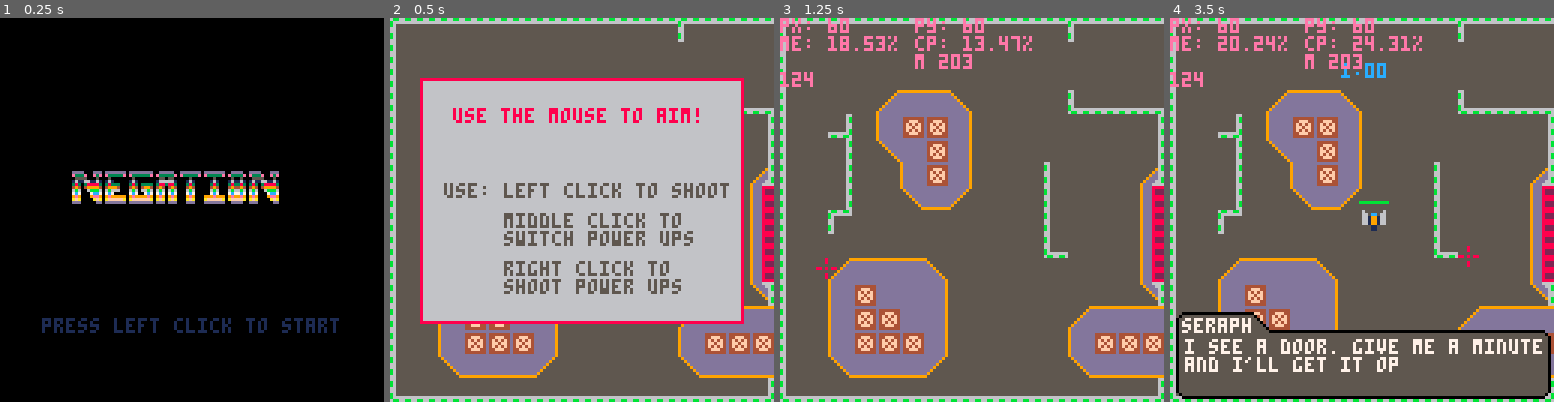
Above: before the commit, frames 1-4 (left to right).
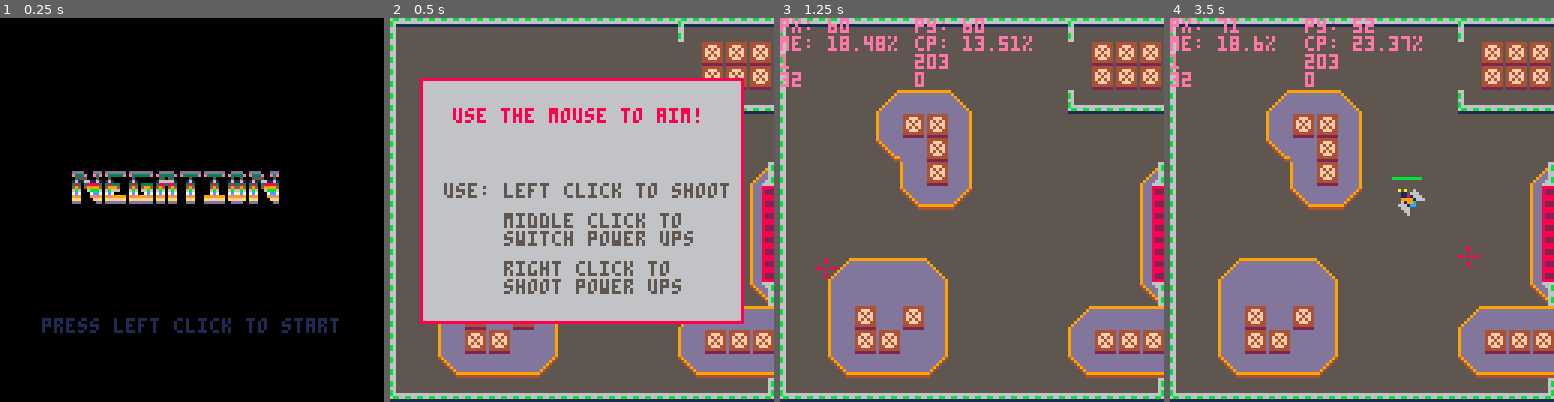
Above: after the commit, the same moments.

Repository: kbrewington/Negation
Game: PICO-8 cartridge negation.p8
Two runs of this game, one before a commit and one after it. Both use one fixed random seed, a clock stepped at 60 frames per second and the inputs below.
Inputs (mouse positions are in pixels of both pictures, inside the frame that each line leads up to):
- Up to frame 1 (0.25 s): no input
- Up to frame 2 (0.5 s): tap X (X key) at 0.33 s
- Up to frame 3 (1.25 s): click (1060, 121) at 0.67 s; tap O (Z key) at 0.7 s; tap X (X key) at 1.07 s; click (826, 267) at 1.22 s
- Up to frame 4 (3.5 s): hold Right 1.6-2.1 s; tap O (Z key) every 0.4 s from 1.7 to 3.3 s; click (1277, 114) at 1.77 s; tap X (X key) at 1.85, 2.97 s; hold Up 2.15-2.42 s; click (1342, 259) at 2.32 s; hold Right 2.47-3.03 s; click (1404, 106) at 2.87 s; hold Left from 3.08 s (still down); click (1465, 256) at 3.42 s

Frame 1 is identical in both runs. In frame 2, 7.1% of the frame differs, in the area x 0-100%, y 1-100%; in frame 3, 11%; in frame 4, 19%, in the area x 0-100%, y 0-100%.

Commit message:
Ignore wall collision for now, updated sprites for the walls before the temple level

Diff:
--- a/negation.p8
+++ b/negation.p8
@@ -1,9 +1,7 @@
 pico-8 cartridge // http://www.pico-8.com
 version 8
 __lua__
---============================================================================--
 --=============================== global variables  ==========================--
---============================================================================--
 player = {
   x = 60,
   y = 60,
@@ -24,6 +22,7 @@
 player_tokens = 0
 
 level_lvl = 1
+level_i = 3*level_lvl+1
 level_sx = 0
 level_sy = 0
 level_x = 0
@@ -121,11 +120,11 @@
   if stat(1) > 1 then cpucolor = 8 end --means we're not using all 30 draws (bad)
   print("cp: " ..round(stat(1)*100, 2) .. "%", 45, 6, cpucolor)
 
-  print("m "..mget((stat(32) - 3)/8 + level_x, (stat(33) - 3)/8) + level_y, 45, 12, debug_color)
-  print("", 0, 12, debug_color)
-
-  print(124+level_sx-((level_lvl-1)*127), 0, 18, debug_color)
-  print("", 45, 18, debug_color)
+  print(""..mget((stat(32) - 3)/8 + level_x, (stat(33) - 3)/8) + level_y, 45, 12, debug_color)
+  print(level_lvl, 0, 12, debug_color)
+--if (level_transition[level_i] == level_lvl+1 and (level_transition[level_i+1] - 12) * 8 < abs(level_sx - ((level_lvl-1) * 128))) move_map = true
+  print((level_transition[level_i+1] - 12) * 8, 0, 18, debug_color)
+  print(abs(level_sx - ((level_lvl-1) * 128)), 45, 18, debug_color)
 end
 
 function gameflow()
@@ -211,19 +210,25 @@
   level_change = true
 
   -- start level 5 (aoe boss)
-  seraph.text = "dig bick"
-  yield()
-
-  init_tele_anim(boss(100, 60, 160, 6, 40))
-  yield()
-
+  fill_enemy_table(1, 10)
+  spawn_time_start,detect_killed_enemies = 10, true
+  yield()
+
+  -- start level 6 "final" boss
   level_change = true
-  --start level 6
-  yield()
+  yield()
+
+  seraph.text = "test"
+  yield()
+
+  yield()
+
   level_change = true
-  --start 7?
-  yield()
-
+  yield()
+
+  yield()
+
+  level_change = true
 end
 
 -- http://lua-users.org/wiki/simpleround
@@ -276,17 +281,6 @@
 
 function bump(x, y, flag)
   return fget(mget(flr((x - level_sx + (level_x*8)) / 8), flr((y - level_sy + (level_y*8)) / 8)), (flag or 0))
-end
-
-function bumpwall(x1,x2,y1,y2)
-  for x = x1, x2 do
-    for y = y1, y1 do
-    if fget(mget(flr(x/8),flr(y/8)),2) and pget(x,y) == 6 then
-      return true
-    end
-    end
-  end
-    return false
 end
 
 function bump_all(x, y)
@@ -378,6 +372,7 @@
   b.destroy_sequence = {135, 136, 135}
   b.circs = {}
   timers["bossstart"] = (lvl == 6) and 12 or 1000
+  rev = 1
   b.draw_healthbar = function()
              --health bar
              if (b.sprite == 128 or 139) xoffset = 1
@@ -386,16 +381,14 @@
            end
   b.update = function()
            local p_ang = angle_btwn(player.x, player.y, b.x, b.y)
+           if (flr(timers["bossstart"])%10 == 0) rev*=-1; timers["bossstart"] = 100
            if b.level == 1 then
              b.angle = (b.angle+1)%360
-             for i=0,3 do
-               if (b.angle%b.fire_rate == 0) shoot(b.x, b.y, (b.angle + (90*i)), 130, false, true)
+             for i=1,360,90 do
+               if (b.angle%b.fire_rate == 0) shoot(b.x, b.y, i+(rev*b.angle), 141, false, true)
              end
-
-             path = minimum_neighbor(b, player)
-             b.x = b.x + ((b.x-path.x)*b.speed)*(-1)
-             b.y = b.y + ((b.y-path.y)*b.speed)*(-1)
-
+             b.x = b.x - .01*sin(p_ang/360)
+             b.y = b.y - .01*cos(p_ang/360)
            elseif b.level < 3 then
              if b.level==2.5 or b.shot_last ~= nil and ((time() - b.shot_last) < 2) then
                if flr(time()*50)%b.fire_rate == 0 then
@@ -431,8 +424,8 @@
                end
              end
            elseif b.level == 6 then
-             b.x = b.x + .1*((b.x > 8 and b.x < 112) and sin(p_ang/360) or 0)
-             b.y = b.y + .1*((b.y > 8 and b.y < 112) and cos(p_ang/360) or 0)
+             b.x = b.x + .01*((b.x > 8 and b.x < 112) and sin(p_ang/360) or 0)
+             b.y = b.y + .01*((b.y > 8 and b.y < 112) and cos(p_ang/360) or 0)
              b.angle = (b.angle+1)%360
              b.fire_rate = 4
              for i=1,360,60 do
@@ -470,6 +463,7 @@
  a=a/360
  sa=sin(a)
  ca=cos(a)
+ clr=(s==5) and 7 or 0
  for ix=0,sw-1 do
   for iy=0,sh-1 do
    dx=ix-x0
@@ -477,7 +471,7 @@
    xx=flr(dx*ca-dy*sa+x0)
    yy=flr(dx*sa+dy*ca+y0)
    if (xx>=0 and xx<sw and yy>=0 and yy<=sh) then
-    if sget(sx+xx, sy+yy) == 0 then
+    if sget(sx+xx, sy+yy) == clr then
       pset(x+ix, y+iy, pget(x+ix, y+iy))
     else
       pset(x+ix,y+iy, sget(sx+xx,sy+yy))
@@ -547,7 +541,7 @@
   local d = seraph.text
 
   if (seraph.step == nil) seraph.step = 0
-  if (seraph.step < #d) wait.dialog_finish = true
+  if (seraph.step < #d) wait.dialog_finish = false
 
   rectfill(3, 99, 27, 105, bck_color) -- name rect
   rectfill(27, 99, 27, 126, bck_color) -- angle
@@ -688,18 +682,18 @@
         end
       end
 
+      if e.type == "shooter" then
+        pal(2,1,0)
+        pal(5,13,0)
+      elseif e.type == "exploder" and not e.exploding then
+        pal(8,10,0)
+        pal(2,8,0)
+        pal(5,9,0)
+      end
+
       if e.exploding and flr(time()*500)%2==0 then
         pal()
         pal(2,8,0)
-      end
-
-      if e.type == "shooter" then
-        pal(2,1,0)
-        pal(5,13,0)
-      elseif e.type == "exploder" then
-        pal(8,10,0)
-        pal(2,8,0)
-        pal(5,9,0)
       end
       spr(e.sprite, e.x, e.y)
       pal()
@@ -730,8 +724,8 @@
       end
     end
 
-    if (d.type == "shotgun" and (pget(d.x+2, d.y+4) == 4) or pget(d.x+3, d.y+4) == 4) pal(4,0,0)
-    if (d.type == "shield" and (pget(d.x+4,d.y+7) == 9) or pget(d.x, d.y) == 9) pal(9,12,0)
+    if (d.type == "shotgun" and (pget(d.x+2, d.y+4) == 4 or pget(d.x+3, d.y+4) == 4)) pal(4,0,0)
+    if (d.type == "shield" and (pget(d.x+4,d.y+7) == 9 or pget(d.x, d.y) == 9)) pal(9,12,0)
 
     if abs(time() - d.init_time) <= d.drop_duration then
       if abs(time() - d.init_time) <= 2*(d.drop_duration/3) then
@@ -930,7 +924,7 @@
 function water_anim()
   for i=0,16 do
     for j=0,16 do
-      if (fget(mget(i+level_x-(level_sx/8), j+level_y-(level_sy/8)),1) and rnd(10) > 9.5) add(water_anim_list, {i*8+rnd(4),j*8+rnd(4), flr(rnd(3)), 7, 25});
+      if (not fget(mget(i+level_x-(level_sx/8), j+level_y-(level_sy/8)),7) and fget(mget(i+level_x-(level_sx/8), j+level_y-(level_sy/8)),1) and rnd(10) > 9.5) add(water_anim_list, {i*8+rnd(4)-level_sx,j*8+rnd(4)-level_sy, flr(rnd(3)), 7, 25});
     end
   end
 end
@@ -1074,7 +1068,7 @@
   local farx = 100
 
   level_i = 3*level_lvl+1
-  if (level_transition[level_i] == level_lvl+1 and (level_transition[level_i+1] - 12) * 8 < abs(level_sx - ((level_lvl-1) * 128))) move_map = true
+  if (level_transition[level_i] == level_lvl+1 and (level_transition[level_i+1] - 12) * 8 < abs(level_sx - level_x * 8)) move_map = true
 
   --todo add map centering on player in the beginning
 
@@ -1092,7 +1086,7 @@
   if move_map ~= nil and move_map then
     wait.controls = true
 
-    if level_transition[level_i+1]*8 > abs(level_sx - ((level_lvl-1) * 128)) then
+    if level_transition[level_i+1]*8 > abs(level_sx - level_x * 8) then
       level_sx = flr(level_sx) - 1
       player.x -= 1
 
@@ -1173,6 +1167,7 @@
 
   local previousx, previousy = player.x, player.y
   local move = (bump(player.x + 4, player.y + 4, 1) or bump(player.x + 11, player.y + 11, 1)) and player_speed/2 or player_speed
+  if ((bump(player.x + 4, player.y + 4, 2) or bump(player.x + 11, player.y + 11, 2)) and timers["playerlasthit"] == 0) player_hit(1)
 
   -- count down timers
   for k,t in pairs(timers) do timers[k] = max(0, timers[k] - (1/30)) end
@@ -1246,7 +1241,7 @@
     if btn(2) then
       player.y -= move
       add(moves, {player.x, player.y})
-      if (bumpwall(player.x+4,player.x+11,player.y+3,player.y+3) or bump(player.x + 4, player.y + 3) or bump(player.x + 11, player.y + 3)) player.y = previousy
+      if (bump(player.x + 4, player.y + 3) or bump(player.x + 11, player.y + 3)) player.y = previousy
     end
 
     --========================
@@ -1255,7 +1250,7 @@
     if btn(3) then
       player.y += move
       add(moves, {player.x, player.y})
-      if (bumpwall(player.x+4,player.x+11,player.y+12,player.y+12) or bump(player.x + 4, player.y + 12) or bump(player.x + 11, player.y + 12)) player.y = previousy
+      if (bump(player.x + 4, player.y + 12) or bump(player.x + 11, player.y + 12)) player.y = previousy
     end
 
     --========================
@@ -1264,7 +1259,7 @@
     if btn(0) then
       player.x -= move
       add(moves, {player.x, player.y})
-      if (bumpwall(player.x+3,player.x+3,player.y+4,player.y+11) or bump(player.x + 3, player.y + 4) or bump(player.x + 3, player.y + 11)) player.x = previousx
+      if (bump(player.x + 3, player.y + 4) or bump(player.x + 3, player.y + 11)) player.x = previousx
     end
 
     --========================
@@ -1273,7 +1268,7 @@
     if btn(1) then
       player.x += move
       add(moves, {player.x, player.y})
-      if (bumpwall(player.x+12,player.x+12,player.y+4,player.y+11) or bump(player.x + 12, player.y + 4) or bump(player.x + 12, player.y + 11)) player.x = previousx
+      if (bump(player.x + 12, player.y + 4) or bump(player.x + 12, player.y + 11)) player.x = previousx
     end
 
     --========================================================================--
@@ -1540,25 +1535,25 @@
 
 
 __gff__
-0000000000000101000000060000000000000000000000000000000000060000000000000001000000000000000000000000000000000000000000000000000000000000000000000000000000000000000000000000000000000000000000000000000000000000000000000000000000000000000000000000000000000000
-0000000000000000000000000000000000000000000000000000000000000000000000000000000000000000000001000000000000000000000000000000000000000002020202020002020000000000000000000200000404040002000000000000000000000004040404000000040400000000000000040400010100000404
+0000000000000101060006060600000000000000000000000006000006060000000000000001000000000000000000000000000000000000000000000000000000000000000000000000000000000000000000000000000000000000000000000000000000000000000000000000000000000000000000000000000000000000
+0000000000000000000000000000000000000000000000000000000000000000000000000000000000000000000001000000000000000000000000000000000000000002020202020002020000000000000000000200000101010002000000000000000000000001010101000000000000000000000000010100010100000100
 __map__
-eaefefefefefefefefefefefeaefefeffefafacbccc5dbdbdbdbdbdbdbdbdbc3dcc1dcdce0e0e1f0f0f0f0f0f0f0f0f0f0e5f0e5f5f5f5f5f5f5f5f5f5f5f5c5dbc6f5f5f5f5f5f5f5e9f31d1d1d1d1d1d1d1d1d1d1d1d1d1d1d1d3b3c3b3c3b3c3b3c3b3c3b3c3b3c3b3c1d1d1d1d1d1d1d1d1d1d1d1d1d1d1d1d0000000000
-fecbcbcbcbcbcbcbcbcbcbcbcbcbcbcbfefafacbccc5dbdbdbdbdbdbdbdbc6dcdcdcdce0e1f0f0f0f0f1f0f0f0f0f1f0f0f0f5f5e5f5f5f6f5f5f5f5f5f5f5c5dbc6f5f6f5f5f5f5f5e9f31dc0c01d1d1df3f3f3f31d1d1dc0c01d2b2c2b2c2b2c2b2c2b2c2b2c2b2c2b2c1d1d1d1d1d1d1d1d1d1d1d1d1d1d1d2b0000000000
-fecbcbcbcbcbcbcbcbcbcbcbcbcbcbcbfefafacbccc4dbdbdbdbdbdbdbdbc3dcdcdce0dce0e1f0f0f0f0f0f0f0f0f0f0f0e5f0f5f5f5f5f5f5f5f5f6f5f5f5c5dbc6f5f5f5f5f5f5f5e9f31dc00b1df3f3f3f3f3f3f3f31d0bc01d3b3c3b3c3b3c3b3c3b3c3b3c3b3c3b3c1d1d1d1d1d1d1d1d1d1d1d1d1d2b2c3b0000000000
-fecbcbcbcefdfdcfcbcbcbcbd9eeeeeefefacbcbccdcc5dbdbdbdbdbdbc3c1dcdcdce0e1dcdcf0f0f0f0f0f0f1f0f0f0f0f0f5f5f5f5f5f5f5f5f5f5f5f5f5c5dbc6f5f5f5f5f5f5f5e9f31d0b1df32b2c2b2c2b2c2b2cf31d0b1d2b2c2b2c2b2c2b2c2b2c2b2c2b2c2b2c1d1dc01dc01dc01d1d1d1d2b2c3b3c2b0000000000
-fecbe8cbcdfbfbfccbcbcbcbcbcbcbfffecbcbcbccdcc4cacacacacac3dcdcdcc1dcdce0dce0e1f0f0f1f0f0f0f0f0f0f0f0e5f5f5f6f5f5f5f5f5f5f5f5f5c5dbc6f6f5f5f5f5f5f5e9f3f3f3f3f33b3c3b3c3b3c3b3cf3f3f3c0c03c3b3c3b3c3b3c3b3c3b3c3b3c3bc0f3f3f3f3f3f3f3f3f32b2c3b3c2b2c3b0000000000
-fecbffcbdeddfbfccbcbcbcbcbcbcbfffecbcbcbccdcdcc1dcdcdcdcdcdcdcdcdcdcdcdce0e1f0f0f0f0f0f0f0f0f2f2f2f0f5f5f5f5f5f5f5f6f5f5f5f6f5c5dbc6f5f5f5f5f5d3f3c0c02b2c2b2c2b2cc0f3f3c02b2c2b2c2b2cf3f32b2c2b2cc0c0c0c02b2c2b2cf3f3f32b2c2b2c2b2c2b2c3b3c2b2c3b3c2b0000000000
-fecbffcbcbcdfbfccbcbcbfecbcbcbf8d7cbcbcbccdcdcdcdcdcc1dcdcdcc1dcdcdcc1e0e1f0f0f0f0f0f0f0f0f2f2f2f2f2f2d0d0d0d0d0d0d0d0d0d0d6f5c7dbdbd4f5f5f5d3f3f3c0f33b3c3b3c3b3cf30b0bf33b3c3b3c3b3cf3f33b3c3b3cc0292ac03b3c3b3cf3f3f33b3c3b3c3b3c3b3c2b2c3b3c2b2c3b0000000000
-fecbffcbcbdeeddfcbcbcbfecbcbcbebeccbcbcbccdcdcdcdcdcdcdcdcdcdcdcdcd0d0d0f2d0d0f0f0f1f0f0d0f2f2f0f0f2d0d0d0d0d0d0d0d0d0d0d0e6f5f5c5dbc6f5f5d3f3f3f3f3f32b2c2b2c2b2cf31d1df32b2c2b2c2b2cf3f32b2c2b2cc0393ac02b2c2b2cf3f3f32b2c2b2c2b2c2b2c3b3c2b2c3b3c2b0000000000
-fecbeacbcbcbcbcbcbcbcbfecbcbcbebeccbcbd0d0d0d0c1dcdcdcdcc1d0d0d0f2d0f2d0d0f2d0d0d0f2d0d0f2d0f0f0f0f0f0e5f5f5f5f5f5f5f5f5f5f5f6f5c5dbc6f5f5e3f4f3f3f3f33b3c3b3c3b3cf31d1df33b3c3b3c3b3cf3f33b3c3b3cc0c0c0c03b3c3b3cf3f3f33b3c3b3c3b3c3b3c2b2c3b3c2b2c3b0000000000
-fecbcbcbcbcbcbcbcbcbcbd9cbcbcbebeccbd0cbd0d0d0d0d0d0dcd0d0d0d0d0d0dce0e1e1f0d0f2f2d0f2d0f0f0f0f0f0e5f5f5f5f5f5f5f5f5f5f5f5f5f5f5c5dbc6f5f5f5e3f4f3c0f32b2c2b2c2b2cc0f3f3c02b2c2b2c2b2cf3f32b2c2b2c2b2c2b2c2b2c2b2cf3f3f32b2c2b2c2b2c2b2c3b3c2b2c3b3c2b0000000000
-fecbcefdfdfdcfcbcbcbcbcbcbcbcbebeccbcbcbccdcd0d0d0d0d0d0d0dcdcdcdcdcdce0e0f0f0f0f0f0f0f0f0f0f0f0f0f0e5f5f5f5f5f5f5f5f5f5f5f5f5f5c5dbc6f5f5f5f5e3e4c8c03b3c3b3c3b3c2b2c2b2c3b3c3b3c3b3cf3f33b3c3b3c3b3c3b3c3b3c3b3cf3f3f33b3c3b3c3b3c3b3c2b2c3b3c2b2c3b0000000000
-fecbcdfbddddfccbcbcbcbcbcbcbcbf7e7cbcbcbccdcc1dcdcdcdcdcdcdcdcc1dcdce0e1f0f0e1f0f0f0f1f0f0f1f0f0f0e5f0f5f5f5f5f5f5f5f5f5f5f5f5f5c5dbc6f5f5f5f5f5f5e9f3f3f3f3f32b2c3b3c3b3c2b2cf3f3f3c0c02c2b2c2b2c2b2c2b2c2b2c2b2c2bc0f3f3f3f3f3f3f3f3f33b3c2b2c3b3c2b0000000000
-fecbcdfbfbddfccbcbcbcbcbcefdfdfdfecbcbcbccdcdcdcdcdcdcdcc1dcdcdcdcdcc1e0e1f0f0f0f0f0f0f0f0f0f0f0f0f0f5f5f5f5f6f5f5f6f5f5f5f5f5f5c5dbc6f5f5f5f5f5f5e9f30b0b0bf33b3c2b2c2b2c3b3cf30b0b0b3b3c3b3c3b3c3b3c3b3c3b3c3b3c3b3c0b0bc00bc00bc00b0b0b0b3b3c2b2c3b0000000000
-fecbcdfbfbfbfccbcbcbcbcbcdfbfbfbfefacbcbccdcdcdcc1dcdcdcdcdcdcdcdcdce0dce1f0f0f0f0f1f0f0f0f0f0f0f0e5f5e5f5f5f5f5f5f5f5f5f5f5f5f5c5dbc6f5f5f5f5f5f5e9f31dc01d0bf3f33b3c3b3cf3f30b1dc01d2b2c2b2c2b2c2b2c2b2c2b2c2b2c2b2c1d1d0b1d0b1d0b1d1d1d1d0b0b3b3c2b0000000000
-fecbdeedededdfcbcbcbcbcbdeedededfefafacbccdcc1dcdcdcdcdcdcdcc1dcdcdce0e1f0f0e1f0f0f0f0f0f0f1f0f0f0f0e5f5f5f5f5f5f5f5f5f6f5f5f6f5c5dbc6f5f5f5f5f5f5e9f31dc0c01d0b0bf3f3f3f30b0b1dc0c01d3b3c3b3c3b3c3b3c3b3c3b3c3b3c3b3c1d1d1d1d1d1d1d1d1d1d1d1d1d0b0b3b0000000000
-d9eeeeeeeeeeeeeeeeeeeeeeeeeeeee8fefafafaccdcdcdcdcdcdcdcc1dcdcdcdce0e0e1f0e1f0f0f0f0f1f0f0f0f0f0f0e5f5e5f5f5f5f6f5f5f5f5f5f5f5f5c5dbc6f5f5f5f5f5f5e9e41d0b0b1d1d1d0b0b0b0b1d1d1d0b0b1d2b2c2b2c2b2c2b2c2b2c2b2c2b2c2b2c1d1d1d1d1d1d1d1d1d1d1d1d1d1d1d0b0000000000
+eaefefefefefefefefefefefeaefefeffefafacbccc5dbdbdbdbdbdbdbdbdbc3dcc1dcdce0e0e1f0f0f0f0f0f0f0f0f0f0e5f0e5f5f5f5f5f5f5f5f5f5f5f5c5dbc6f5f5f5f5f5f5f50c1d1d1d1d1d1d1d1d1d1d1d1d1d1d1d1d1d3b3c3b3c3b3c3b3c3b3c3b3c3b3c3b3c1d1d1d1d1d1d1d1d1d1d1d1d1d1d1d1d0000000000
+fecbcbcbcbcbcbcbcbcbcbcbcbfafafafefafacbccc5dbdbdbdbdbdbdbdbc6dcdcdcdce0e1f0f0f0f0f1f0f0f0f0f1f0f0f0f5f5e5f5f5f6f5f5f5f5f5f5f5c5dbc6f5f6f5f5f51bf50c1d1dc0c01d1d1df3f3f3f31d1d1dc0c01d2b2c2b2c2b2c2b2c2b2c2b2c2b2c2b2c1d1d1d1d1d1d1d1d1d1d1d1d1d1d1d2b0000000000
+fecbcbcbcbcbcbcbcbcbcbcbcbfafafafefafacbccc4dbdbdbdbdbdbdbdbc3dcdcdce0dce0e1f0f0f0f0f0f0f0f0f0f0f0e5f0f5f5f5f5f5f5f5f5f6f5f5f5c5dbc6f5f5f51bf5f5f50c1d1dc00b1df3f3f3f3f3f3f3f31d0bc01d3b3c3b3c3b3c3b3c3b3c3b3c3b3c3b3c1d1d1d1d1d1d1d1d1d1d1d1d1d2b2c3b0000000000
+fecbcbcbcefdfdcfcbcbcbcbd9eeeeeefefacbcbccdcc5dbdbdbdbdbdbc3c1dcdcdce0e1dcdcf0f0f0f0f0f0f1f0f0f0f0f0f5f5f5f5f5f5f5f5f5f5f5f5f5c5dbc6f5f5f51af5f5f50c1d1d0b1df32b2c2b2c2b2c2b2cf31d0b1d2b2c2b2c2b2c2b2c2b2c2b2c2b2c2b2c1d1dc01dc01dc01d1d1d1d2b2c3b3c2b0000000000
+fecbcbcbcdfbfbfccbcbcbcbcbcbcbcbfecbcbcbccdcc4cacacacacac3dcdcdcc1dcdce0dce0e1f0f0f1f0f0f0f0f0f0f0f0e5f5f5f6f5f5f5f5f5f5f5f5f5c5dbc6f6f5f5f5f5f519081df3f3f3f33b3c3b3c3b3c3b3cf3f3f3c0c03c3b3c3b3c3b3c3b3c3b3c3b3c3bc0f3f3f3f3f3f3f3f3f32b2c3b3c2b2c3b0000000000
+fecbcbcbdeddfbfccbcbcbcbcbcbcbcbfecbcbcbccdcdcc1dcdcdcdcdcdcdcdcdcdcdcdce0e1f0f0f0f0f0f0f0f0f2f2f2f0f5f5f5f5f5f5f5f6f5f5f5f6f5c5dbc6f5f5f5f5f5d3f3c0c02b2c2b2c2b2cc0f3f3c02b2c2b2c2b2cf3f32b2c2b2cc0c0c0c02b2c2b2cf3f3f32b2c2b2c2b2c2b2c3b3c2b2c3b3c2b0000000000
+fecbcbcbcbcdfbfccbcbcbcbcbcbcbf8d7cbcbcbccdcdcdcdcdcc1dcdcdcc1dcdcdcc1e0e1f0f0f0f0f0f0f0f0f2f2f2f2f2f2d0d0d0d0d0d0d0d0d0d0d6f5c7dbdbd4f5f51ad3f3f3c0f33b3c3b3c3b3cf30b0bf33b3c3b3c3b3cf3f33b3c3b3cc0292ac03b3c3b3cf3f3f33b3c3b3c3b3c3b3c2b2c3b3c2b2c3b0000000000
+fecbcbcbcbdeeddfcbcbcbcbcbcbcbebeccbcbcbccdcdcdcdcdcdcdcdcdcdcdcdcd0d0d0f2d0d0f0f0f1f0f0d0f2f2f0f0f2d0d0d0d0d0d0d0d0d0d0d0e6f5f5c5dbc6f5f5d3f3f3f3f3f32b2c2b2c2b2cf31d1df32b2c2b2c2b2cf3f32b2c2b2cc0393ac02b2c2b2cf3f3f32b2c2b2c2b2c2b2c3b3c2b2c3b3c2b0000000000
+fecbcbcbcbcbcbcbcbcbcbcbcbcbcbebeccbcbcbd0d0d0c1dcdcdcdcc1d0d0d0f2d0f2d0d0f2d0d0d0f2d0d0f2d0f0f0f0f0f0e5f5f5f5f5f5f5f5f5f5f5f6f5c5dbc6f51be3f4f3f3f3f33b3c3b3c3b3cf31d1df33b3c3b3c3b3cf3f33b3c3b3cc0c0c0c03b3c3b3cf3f3f33b3c3b3c3b3c3b3c2b2c3b3c2b2c3b0000000000
+fecbcbcbcbcbcbcbcbcbcbcbcbcbcbebeccbcbcbd0d0d0d0d0d0dcd0d0d0d0d0d0dce0e1e1f0d0f2f2d0f2d0f0f0f0f0f0e5f5f5f5f5f5f5f5f5f5f5f5f5f5f5c5dbc6f5f5f5e3f4f3c0f32b2c2b2c2b2cc0f3f3c02b2c2b2c2b2cf3f32b2c2b2c2b2c2b2c2b2c2b2cf3f3f32b2c2b2c2b2c2b2c3b3c2b2c3b3c2b0000000000
+fecbcefdfdfdcfcbcbcbcbcbcbcbcbebeccbcbcbccdcd0d0d0d0d0d0d0dcdcdcdcdcdce0e0f0f0f0f0f0f0f0f0f0f0f0f0f0e5f5f5f5f5f5f5f5f5f5f5f5f5f5c5dbc6f5f5f51ae3dac8f93b3c3b3c3b3c2b2c2b2c3b3c3b3c3b3cf3f33b3c3b3c3b3c3b3c3b3c3b3cf3f3f33b3c3b3c3b3c3b3c2b2c3b3c2b2c3b0000000000
+fecbcdddddddfccbcbcbcbcbcbcbcbf7e7cbcbcbccdcc1dcdcdcdcdcdcdcdcc1dcdce0e1f0f0e1f0f0f0f1f0f0f1f0f0f0e5f0f5f5f5f5f5f5f5f5f5f5f5f5f5c5dbc6f5f5f5f5f50a1c1df3f3f3f32b2c3b3c3b3c2b2cf3f3f3c0c02c2b2c2b2c2b2c2b2c2b2c2b2c2bc0f3f3f3f3f3f3f3f3f33b3c2b2c3b3c2b0000000000
+fecbcdfbddfbfccbcbcbcbcbcefdfdfdfecbcbcbccdcdcdcdcdcdcdcc1dcdcdcdcdcc1e0e1f0f0f0f0f0f0f0f0f0f0f0f0f0f5f5f5f5f6f5f5f6f5f5f5f5f5f5c5dbc6f5f5f5f5f5f50c1d0b0b0bf33b3c2b2c2b2c3b3cf30b0b0b3b3c3b3c3b3c3b3c3b3c3b3c3b3c3b3c0b0bc00bc00bc00b0b0b0b3b3c2b2c3b0000000000
+fecbcdfbfbddfccbcbcbcbcbcdfbfbfbfefacbcbccdcdcdcc1dcdcdcdcdcdcdcdcdce0dce1f0f0f0f0f1f0f0f0f0f0f0f0e5f5e5f5f5f5f5f5f5f5f5f5f5f5f5c5dbc6f5f5f5f5f5f50c1d1dc01d0bf3f33b3c3b3cf3f30b1dc01d2b2c2b2c2b2c2b2c2b2c2b2c2b2c2b2c1d1d0b1d0b1d0b1d1d1d1d0b0b3b3c2b0000000000
+fecbdeedededdfcbcbcbcbcbdeedededfefafacbccdcc1dcdcdcdcdcdcdcc1dcdcdce0e1f0f0e1f0f0f0f0f0f0f1f0f0f0f0e5f5f5f5f5f5f5f5f5f6f5f5f6f5c5dbc6f5f5f5f5f5f50c1d1dc0c01d0b0bf3f3f3f30b0b1dc0c01d3b3c3b3c3b3c3b3c3b3c3b3c3b3c3b3c1d1d1d1d1d1d1d1d1d1d1d1d1d0b0b3b0000000000
+d9eeeeeeeeeeeeeeeeeeeeeeeeeeeee8fefafafaccdcdcdcdcdcdcdcc1dcdcdcdce0e0e1f0e1f0f0f0f0f1f0f0f0f0f0f0e5f5e5f5f5f5f6f5f5f5f5f5f5f5f5c5dbc6f5f5f5f5f5f50c1d1d0b0b1d1d1d0b0b0b0b1d1d1d0b0b1d2b2c2b2c2b2c2b2c2b2c2b2c2b2c2b2c1d1d1d1d1d1d1d1d1d1d1d1d1d1d1d0b0000000000
 00000000000000000000000000000000000000000000000000000000000000000000000000000000000000000000000000000000000000005c5c5c5c5c5c5c5c00000000000000000000000000000000000000000000000000000000000000000000000000000000000000000000000000000000000000000000000000000000
 0000000000000000000000000000000000000000000000000000000000000000000000000000000000000000000000000000000000000000000000005c5c5c0000000000000000000000000000000000000000000000000000000000000000000000000000000000000000000000000000000000000000000000000000000000
 0000000000000000000000000000000000000000000000000000000000000000000000000000000000000000000000000000000000000000000000000000000000000000000000000000000000000000000000000000000000000000000000000000000000000000000000000000000000000000000000000000000000000000
Not shown, changed: 44 lines of the sprite sheet (__gfx__) section of negation.p8
